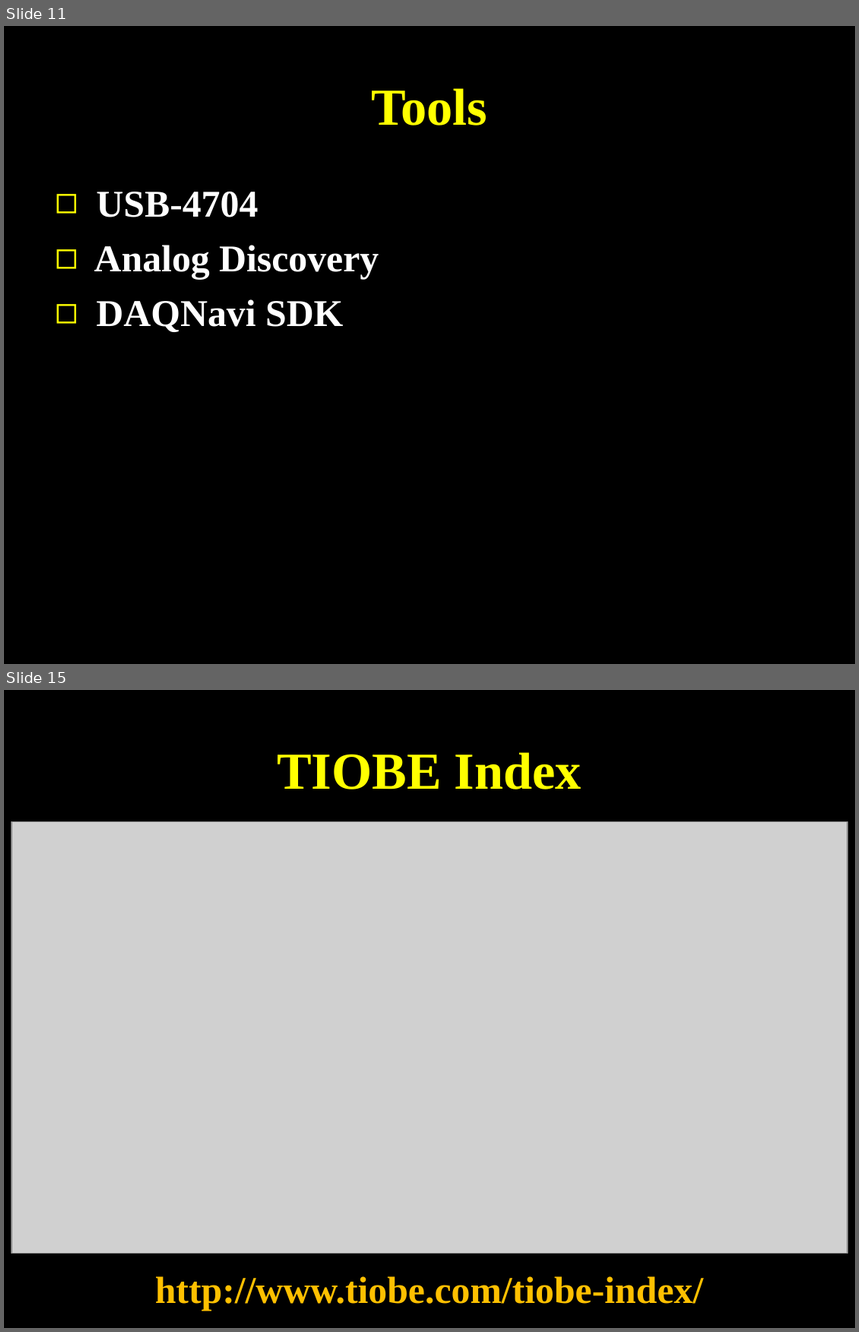
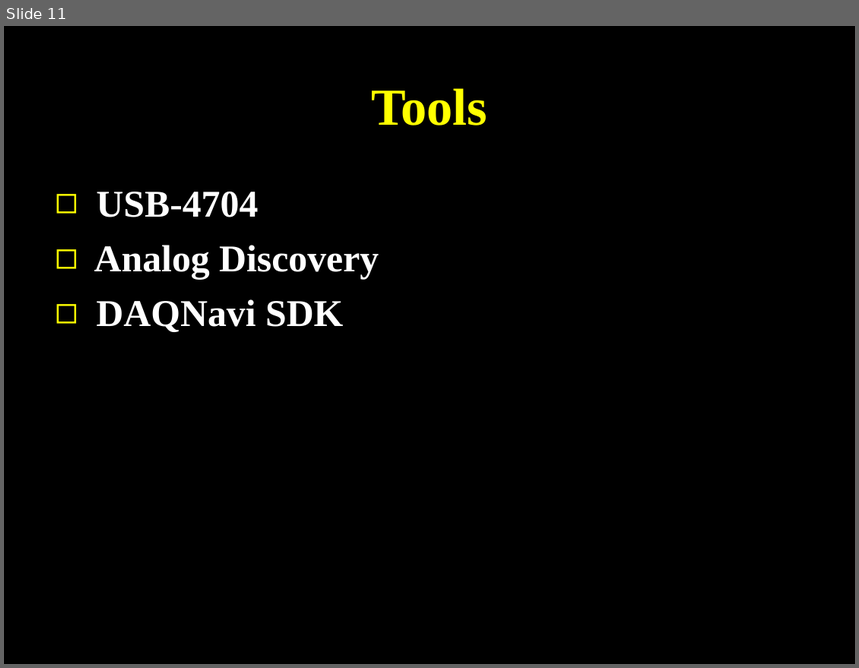
Before and after one commit to SJTUCourse/BI450, a slide deck: Lectures/2016 Fall/Lecture 1/Lecture 1.ppt. Shown one above the other, each under a label of ours: slides 11 and 15 before the commit, slide 11 after it; the slides between them are not shown. The pictures are 859x1332 and 859x668 pixels, drawn with LibreOffice and Linux fonts; fonts in the diff are those of the drawing; grey boxes stand for pictures. Boxes give left, top, right and bottom in pixels: in the first picture for what was removed or moved away, otherwise in the second. Text is boxed around its words. In the diff, an @@ line names an element or a change of style, - is before the commit and + after.

```diff
--- a/Lectures/2016 Fall/Lecture 1/Lecture 1.ppt
+++ b/Lectures/2016 Fall/Lecture 1/Lecture 1.ppt
@@ slide 15 removed at [4,690,855,1328], background #000000 @@
@@ title removed at [277,752,582,790] @@
-TIOBE Index
@@ picture removed at [12,822,848,1253] @@
@@ text removed at [155,1277,704,1311] @@
-http://www.tiobe.com/tiobe-index/
```
Also in this commit, not shown: 4 other slides removed, 2 other files.
